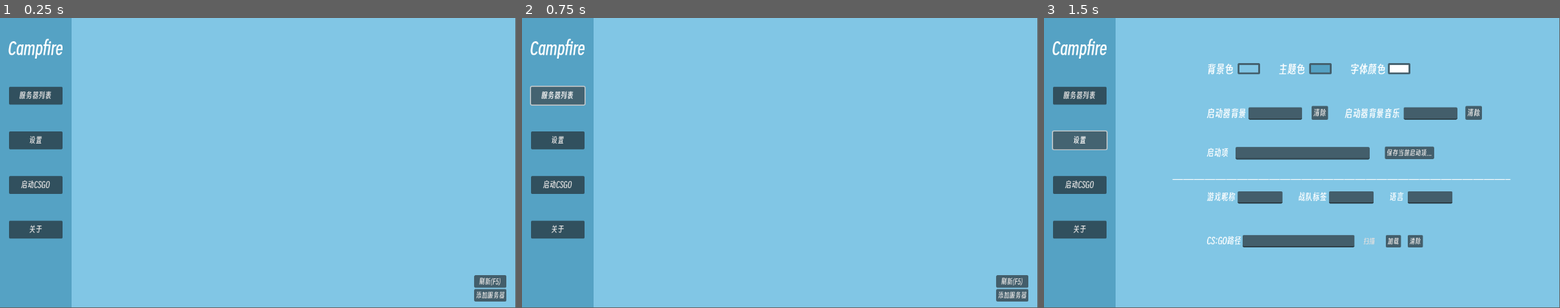
Above: before the commit, frames 1-3 (left to right).
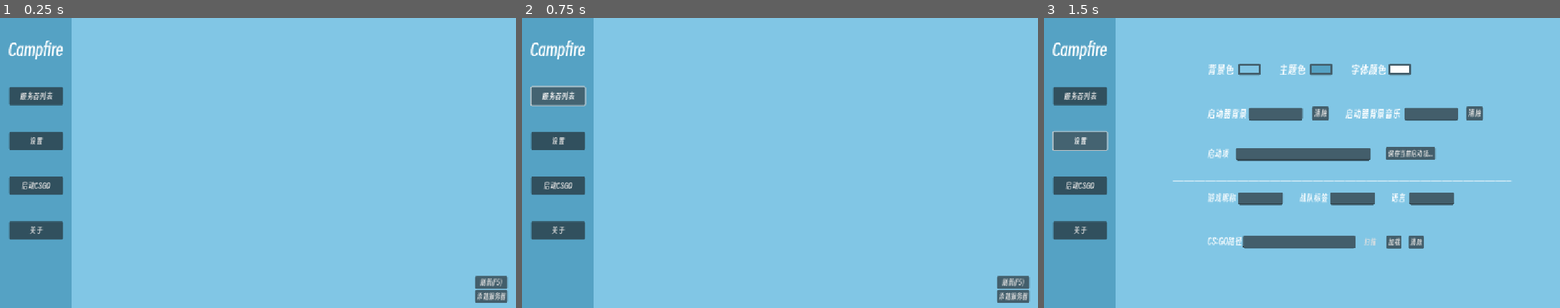
Above: after the commit, the same moments.

Repository: xuezhaju/Campfire-
Game: Godot game, scene res://scene/main_ui.tscn
The game is run twice, just before and just after one commit, with the same random seed, the same clock (stepped at 60 frames per second) and the same inputs.
Inputs:
- Up to frame 1 (0.25 s): no input
- Up to frame 2 (0.75 s): click "服务器列表" at 0.5 s
- Up to frame 3 (1.5 s): click "设置" at 1.25 s
The window is 799x449 before the commit and 800x450 after it. Grey fills any space a smaller window leaves; there, only what the larger window draws over its background counts as a difference.

The runs differ from the first frame. In frame 1, 1.3% of the frame differs, in the area x 0-99%, y 7-100%; in frame 2, 1.4%; in frame 3, 4.7%, in the area x 0-91%, y 7-100%.

Commit message:
窗口适配版

Diff:
--- a/project.godot
+++ b/project.godot
@@ -13,13 +13,21 @@
 config/name="篝火启动器"
 run/main_scene="uid://d2sjgx566qaud"
 config/features=PackedStringArray("4.4", "Forward Plus")
+boot_splash/image="uid://c7pjkbt753chk"
 config/icon="res://icon.svg"
+config/windows_native_icon="res://asset/Campfire.ico"
 
 [autoload]
 
 Global="*res://scripts/Global.gd"
 Server="*res://scripts/Server.gd"
 
+[display]
+
+window/size/transparent=true
+window/stretch/mode="canvas_items"
+window/per_pixel_transparency/allowed=true
+
 [gui]
 
 theme/custom_font="uid://cfby8oaat7xby"
Binary file added: asset/Campfire.ico
Binary file added: asset/Campfire.png
Not shown, added: asset/Campfire.png.import
Not shown, changed: export_presets.cfg
Not shown, added: build/1.0.0/Campfire.exe
Not shown, added: build/1.0.0/CampfireSetup.exe
Not shown, added: build/1.0.1/Campfirev1.0.1.exe
Not shown, added: build/setup.iss
